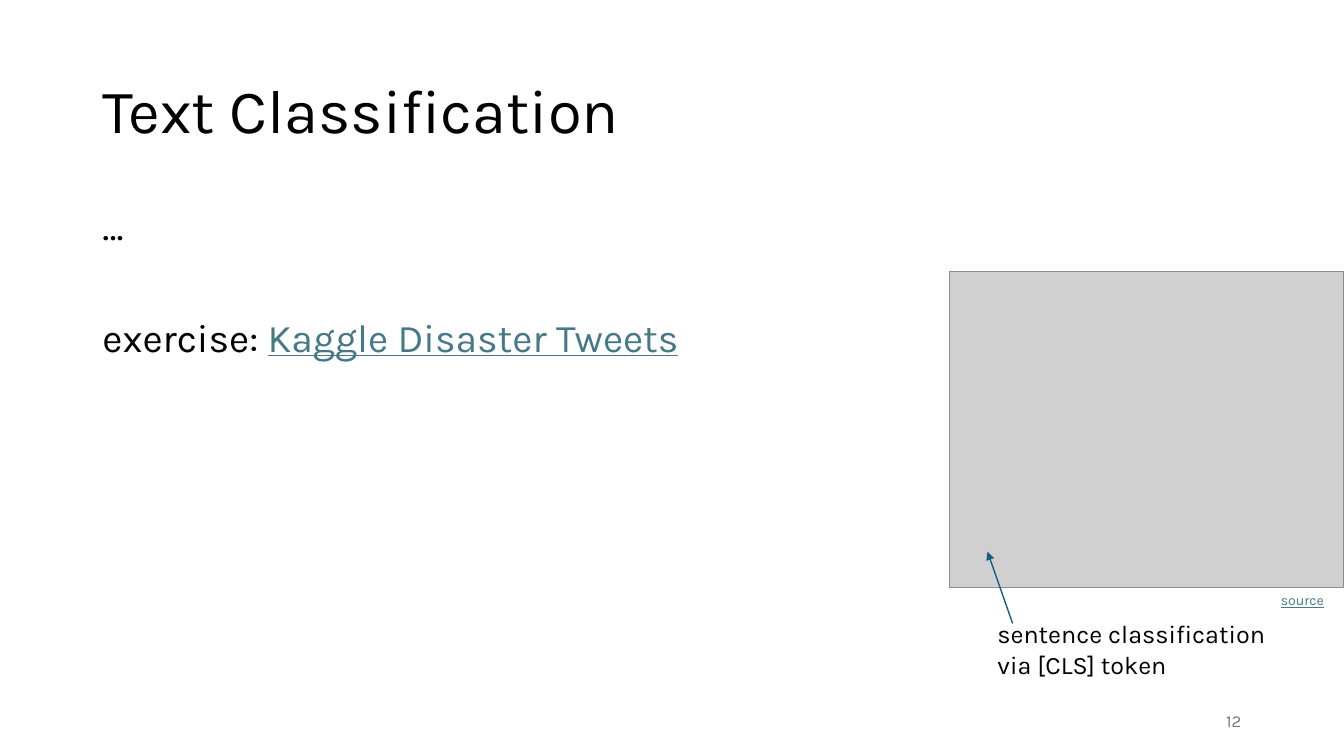
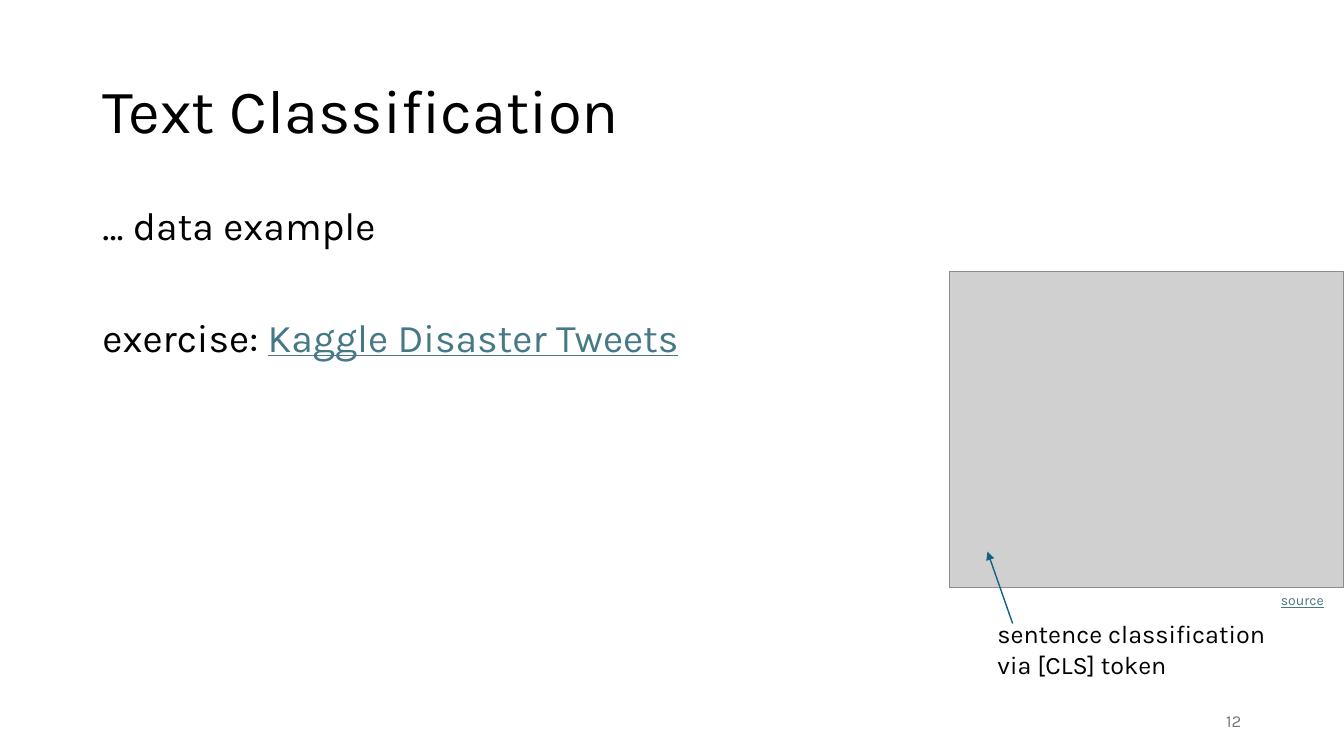
Before and after one commit to FelixWick/language_models, a slide deck: slide 12 of slides/5_finetuning.pptx. Drawn at 1344x756 pixels with LibreOffice and Linux fonts; fonts in the diff are those of the drawing; grey boxes stand for pictures. Boxes give left, top, right and bottom in pixels: in the first picture for what was removed or moved away, otherwise in the second. Text is boxed around its words. In the diff, an @@ line names an element or a change of style, - is before the commit and + after.

```diff
--- a/slides/5_finetuning.pptx
+++ b/slides/5_finetuning.pptx
@@ text at <box>133,213,375,250</box>: text changed @@
-…
+… data example
```
Also in this commit, not shown: 2 other slides changed, 1 slide added.
